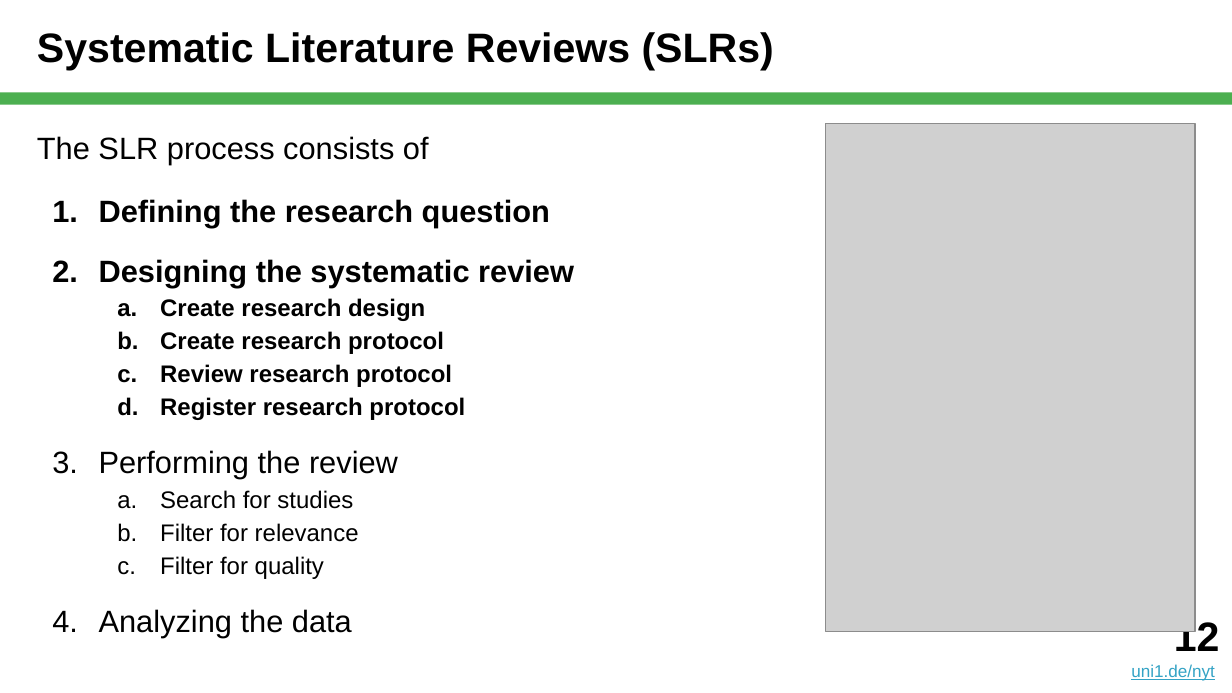
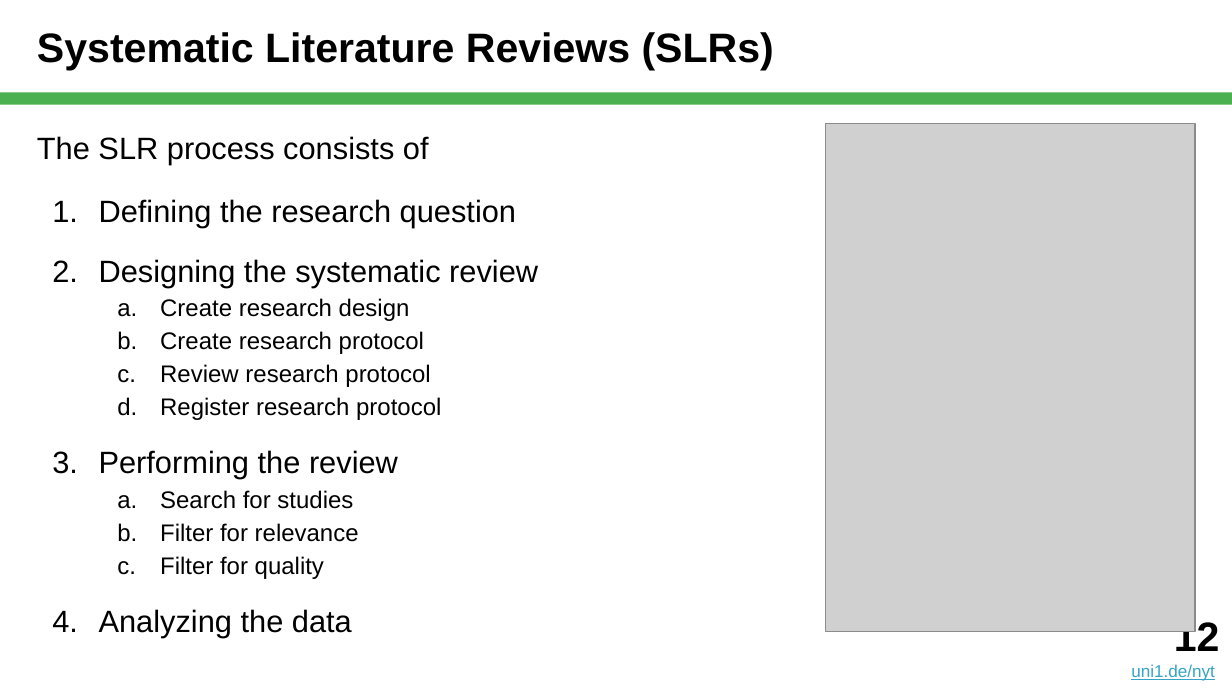
Before and after one commit to dirkriehle/nyt-course, a slide deck: slide 12 of Lecture slides/NYT C02 - Systematic Reviews.pptx. Drawn at 1232x693 pixels with LibreOffice and Linux fonts; fonts in the diff are those of the drawing; grey boxes stand for pictures. Boxes give left, top, right and bottom in pixels: in the first picture for what was removed or moved away, otherwise in the second. Text is boxed around its words. In the diff, an @@ line names an element or a change of style, - is before the commit and + after.

```diff
--- a/Lecture slides/NYT C02 - Systematic Reviews.pptx
+++ b/Lecture slides/NYT C02 - Systematic Reviews.pptx
@@ text at (99, 199, 538, 420): bold off in "Defining the research question", "Designing the systematic review", "Create research design", "Create research protocol" and 2 more places @@
```
Also in this commit, not shown: 8 other slides changed, 6 slides added, 1 other file.
